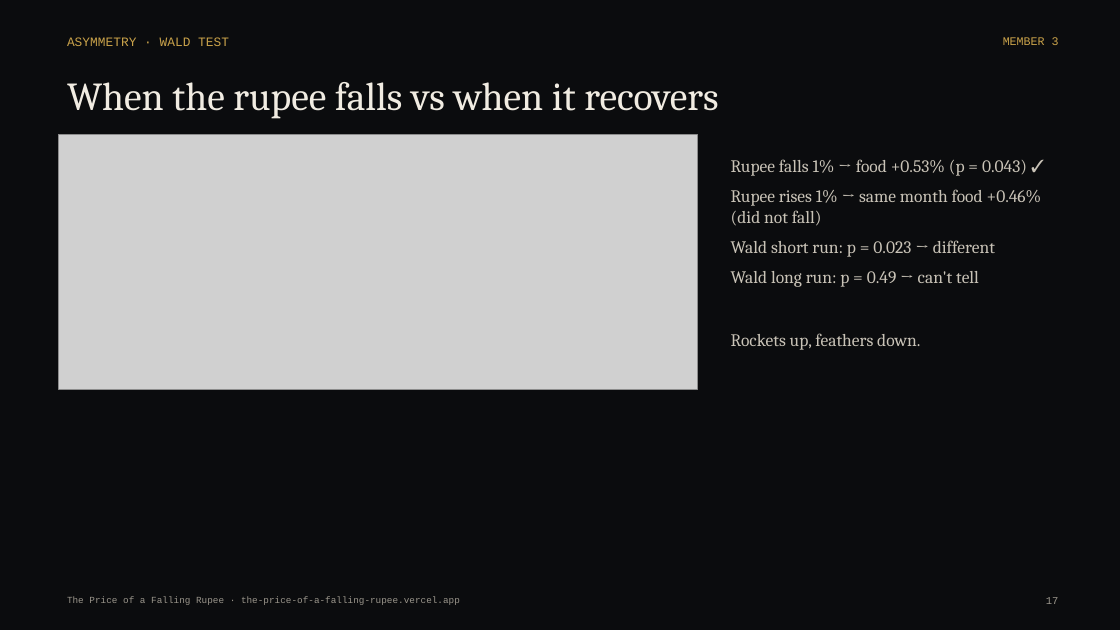
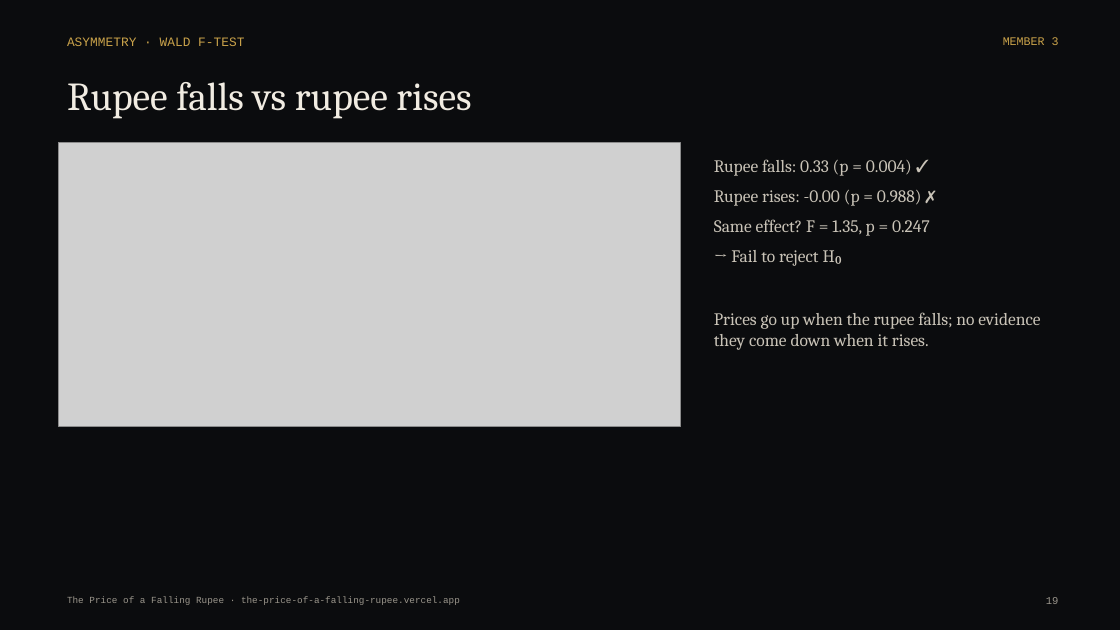
Before and after one commit to ruufaayl/fallingrupee, a slide deck: slide 19 of presentation/The_Price_of_a_Falling_Rupee_Deck.pptx (slide 17 before the commit). Drawn at 1120x630 pixels with LibreOffice and Linux fonts; fonts in the diff are those of the drawing; grey boxes stand for pictures. Boxes give left, top, right and bottom in pixels: in the first picture for what was removed or moved away, otherwise in the second. Text is boxed around its words. In the diff, an @@ line names an element or a change of style, - is before the commit and + after.

```diff
--- a/presentation/The_Price_of_a_Falling_Rupee_Deck.pptx
+++ b/presentation/The_Price_of_a_Falling_Rupee_Deck.pptx
@@ text at (67,37,244,46): text changed @@
-ASYMMETRY · WALD TEST
+ASYMMETRY · WALD F-TEST
@@ text at (67,82,471,119): text changed @@
-When the rupee falls vs when it recovers
+Rupee falls vs rupee rises
@@ picture: place and size @@
-picture at (59,134,697,390)
+picture at (59,143,681,427)
@@ text at (714,159,1040,350): text changed @@
-Rupee falls 1% → food +0.53% (p = 0.043) ✓
-Rupee rises 1% → same month food +0.46% (did not fall)
-Wald short run: p = 0.023 → different
-Wald long run: p = 0.49 → can't tell
-Rockets up, feathers down.
+Rupee falls: 0.33 (p = 0.004) ✓
+Rupee rises: -0.00 (p = 0.988) ✗
+Same effect? F = 1.35, p = 0.247
+→ Fail to reject H₀
+Prices go up when the rupee falls; no evidence they come down when it rises.
@@ text at (1046,597,1059,604): text changed @@
-17
+19
```
Also in this commit, not shown: 15 other slides changed, 4 slides added, 3 slides removed, 34 other files.
